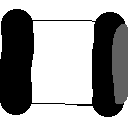
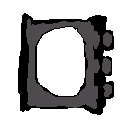
Layers edited between the first and the second 128×128 image:
added layer "Paint Layer 2" above "Paint Layer 1" over [0, 9, 128, 117]
hid "Paint Layer 1", opacity 100% → 49%, painted on it over [0, 9, 128, 117]
